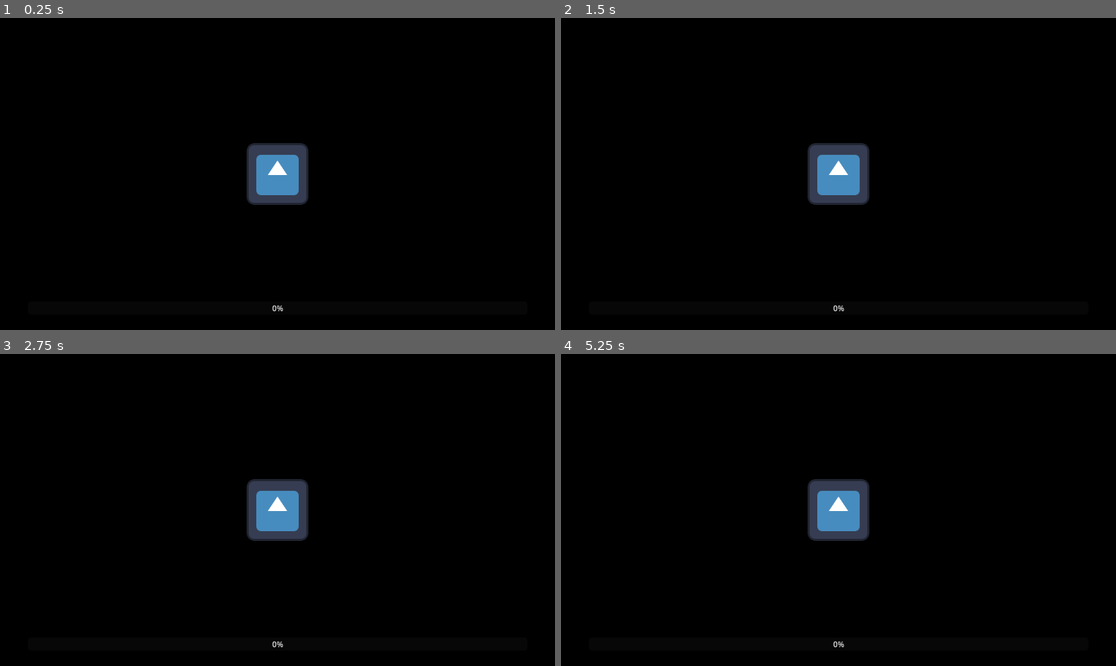
Above: before the commit, frames 1-4 (two rows, left to right).
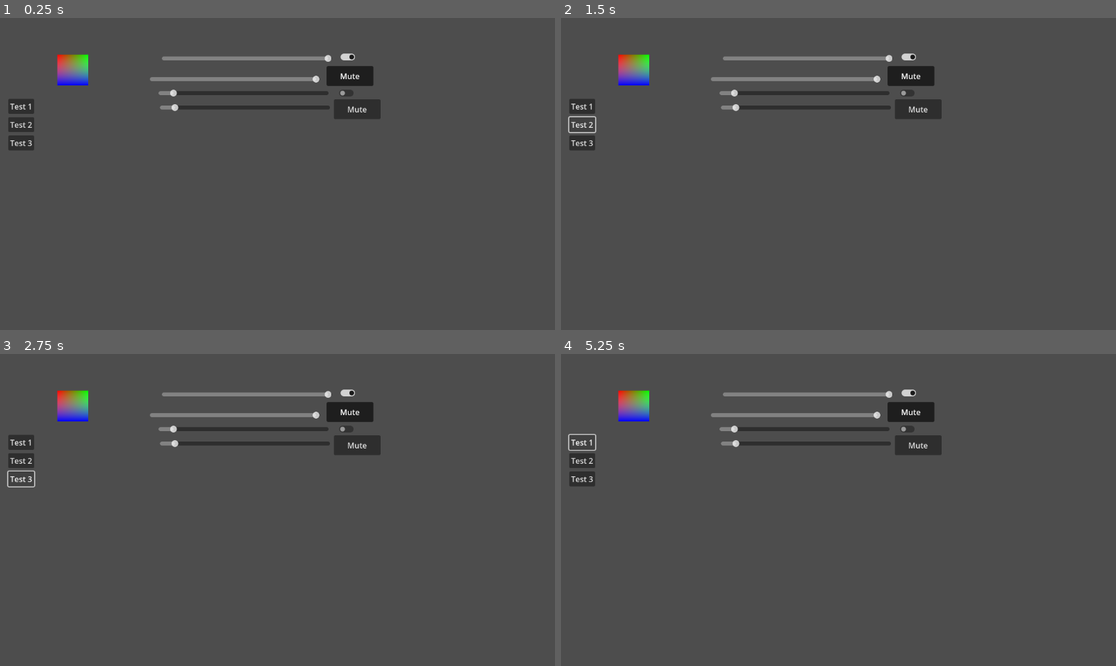
Above: after the commit, the same moments.

Repository: whiteshampoo/GDScripts
Game: Godot game, scene res://node/scene_change/loading_screen.tscn
The game is run twice, just before and just after one commit, with the same random seed, the same clock (stepped at 60 frames per second) and the same inputs. This scene is started directly instead of the project's main scene. The engine's default icon, where the game draws it, is replaced by a stand-in: a white triangle on a blue panel in a dark square.
Inputs (mouse positions are in pixels of both pictures, inside the frame that each line leads up to):
- Up to frame 1 (0.25 s): no input
- Up to frame 2 (1.5 s): click (583, 105) at 0.5 s, where only the run after the commit has a clickable "Test 1"; click (583, 124) at 1.25 s, where only the run after the commit has a clickable "Test 2"
- Up to frame 3 (2.75 s): click (22, 478) at 2 s, where only the run after the commit has a clickable "Test 3"
- Up to frame 4 (5.25 s): click (583, 441) at 2.75 s, where only the run after the commit has a clickable "Test 1"; click (583, 460) at 3.5 s, where only the run after the commit has a clickable "Test 2"; click (583, 478) at 4.25 s, where only the run after the commit has a clickable "Test 3"; click (583, 441) at 5 s, where only the run after the commit has a clickable "Test 1"

The runs differ from the first frame. In frame 1, 99% of the frame differs, in the area x 0-100%, y 0-100%; in frame 2, 99%; in frame 3, 99%; in frame 4, 99%.

Commit message:
tidy up and temp.-rename save-load-stuff to txt until a solution for the autoload is found

Diff:
--- a/example.gd
+++ b/example.gd
@@ -14,6 +14,7 @@
 func _ready() -> void:
 	return
 
+	@warning_ignore("unreachable_code")
 	demo_function(Vec2.value_mean.bind(Vector2.RIGHT), "Vec2")
 	demo_function(Vec2.value_lerp.bind(Vector2(-1.0, 1.0), 0.75), "Vec2")
 
--- a/node/scene_change/loading_screen.gd
+++ b/node/scene_change/loading_screen.gd
@@ -18,7 +18,8 @@
 	if ResourceLoader.has_cached(scene):
 		background.hide()
 		progress_bar.hide()
-		get_tree().change_scene_to_packed(ResourceLoader.get_cached_ref(scene))
+		#get_tree().change_scene_to_packed(ResourceLoader.get_cached_ref(scene)) # 4.4
+		get_tree().change_scene_to_packed(ResourceLoader.load(scene))
 	if is_instance_valid(texture):
 		background.texture = texture
 		background.expand_mode = expand_mode
--- a/node/scene_change/loading_screen.tscn
+++ b/node/scene_change/loading_screen.tscn
@@ -1,7 +1,7 @@
 [gd_scene load_steps=3 format=3 uid="uid://butwyq55vlmfm"]
 
-[ext_resource type="Script" uid="uid://k5js1rsfwjwe" path="res://loading_screen.gd" id="1_htrc2"]
-[ext_resource type="Texture2D" uid="uid://dvvb1nhgjx7t8" path="res://icon.svg" id="1_mggpi"]
+[ext_resource type="Script" path="res://node/scene_change/loading_screen.gd" id="1_htrc2"]
+[ext_resource type="Texture2D" uid="uid://c42nhgkrsqvsh" path="res://icon.svg" id="1_mggpi"]
 
 [node name="LoadingScreen" type="ColorRect"]
 anchors_preset = 15
--- a/project.godot
+++ b/project.godot
@@ -15,11 +15,6 @@
 config/features=PackedStringArray("4.3", "GL Compatibility")
 config/icon="res://icon.svg"
 
-[autoload]
-
-SaveLoad="*res://autoload/save_load/save_load.gd"
-TestAutoload="*res://autoload/save_load/test_autoload.gd"
-
 [debug]
 
 gdscript/warnings/untyped_declaration=2
Renamed: autoload/save_load/autoload.gd -> autoload/save_load/autoload.txt
Renamed: autoload/save_load/autoload_data.gd -> autoload/save_load/autoload_data.txt
Renamed: autoload/save_load/save_load.gd -> autoload/save_load/save_load.txt
Renamed: autoload/save_load/test_autoload.gd -> autoload/save_load/test_autoload.txt
